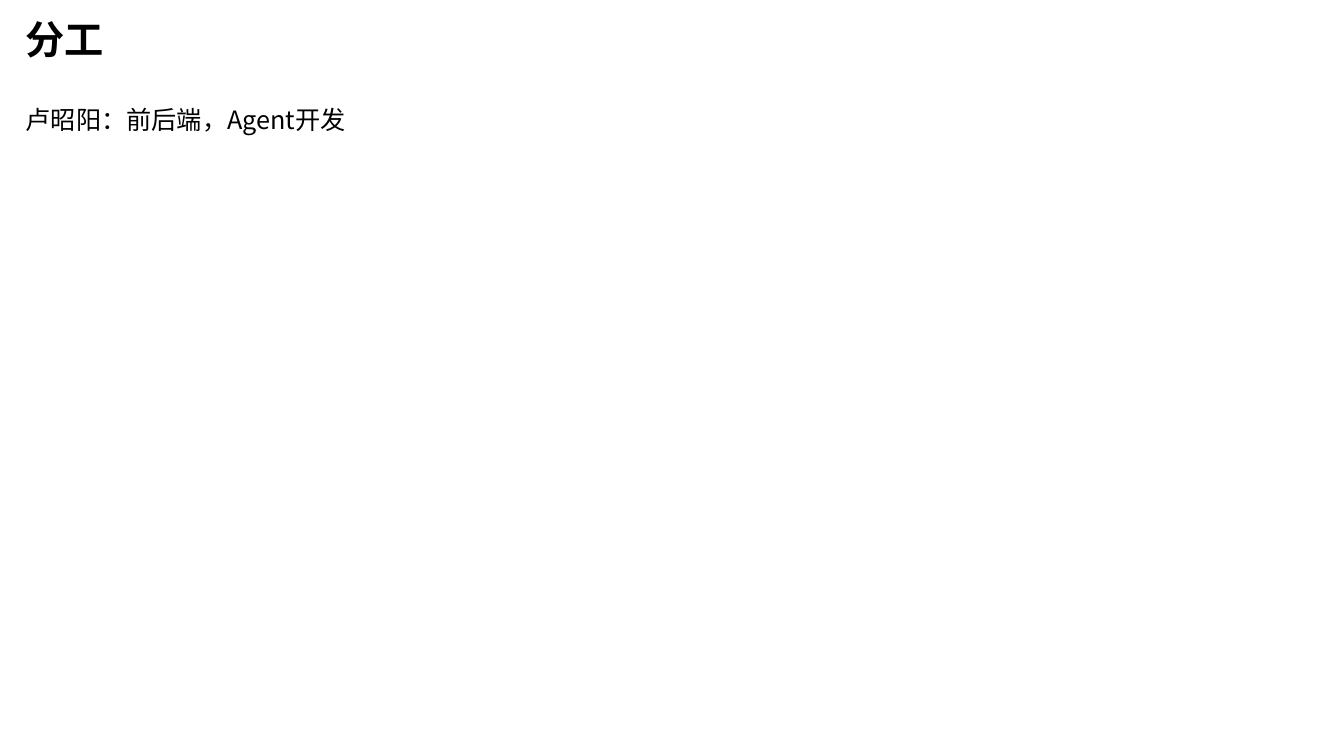
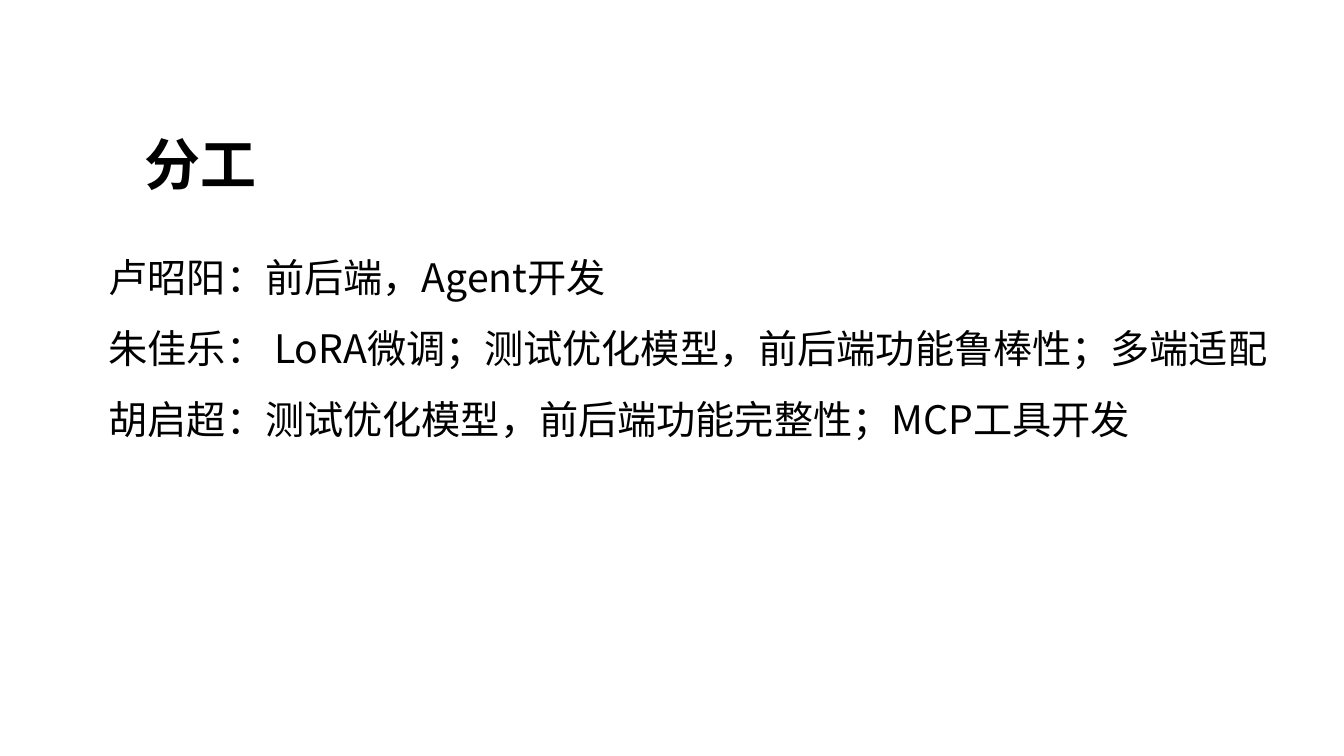
Before and after one commit to shaochang123/SteamGenieAgent, a slide deck: slide 9 of ppt.pptx (slide 7 before the commit). Drawn at 1344x756 pixels with LibreOffice and Linux fonts; fonts in the diff are those of the drawing. Boxes give left, top, right and bottom in pixels: in the first picture for what was removed or moved away, otherwise in the second. Text is boxed around its words. In the diff, an @@ line names an element or a change of style, - is before the commit and + after.

```diff
--- a/ppt.pptx
+++ b/ppt.pptx
@@ text "分工": place and size @@
-text "分工" at box(26, 21, 104, 58)
+text "分工" at box(144, 138, 256, 190)
@@ text "分工" at box(144, 138, 256, 190): size 28 to 40 pt @@
@@ text "卢昭阳：前后端，Agent开发": place and size @@
-text "卢昭阳：前后端，Agent开发" at box(26, 107, 346, 135)
+text "卢昭阳：前后端，Agent开发" at box(109, 259, 1267, 440)
@@ text at box(109, 259, 606, 302): size 18 to 28 pt in "卢昭阳：前后端，Agent开发"; line spacing 1 to 1.5 @@
@@ text at box(109, 330, 1267, 440): paragraphs added @@
+朱佳乐： LoRA微调；测试优化模型，前后端功能鲁棒性；多端适配
+胡启超：测试优化模型，前后端功能完整性；MCP工具开发
```
Also in this commit, not shown: 5 other slides changed, 2 slides added.
